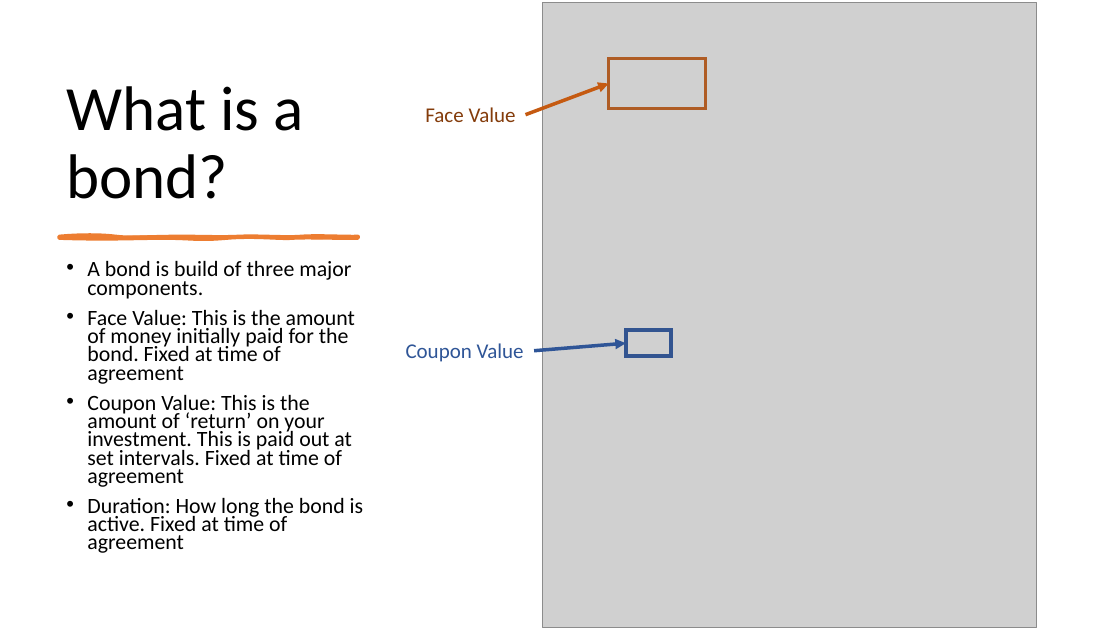
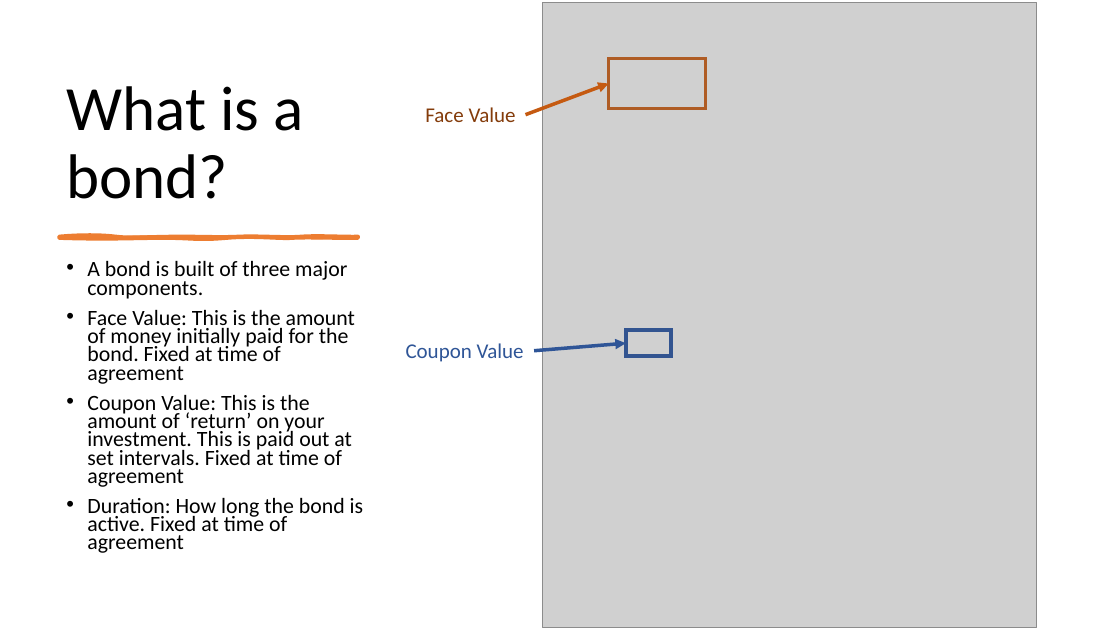
Before and after one commit to FlanFlanagan/misc_python, a slide deck: slide 3 of Risk-Reward in the Bond Market.pptx. Drawn at 1120x630 pixels with LibreOffice and Linux fonts; fonts in the diff are those of the drawing; grey boxes stand for pictures. Boxes give left, top, right and bottom in pixels: in the first picture for what was removed or moved away, otherwise in the second. Text is boxed around its words. In the diff, an @@ line names an element or a change of style, - is before the commit and + after.

```diff
--- a/Risk-Reward in the Bond Market.pptx
+++ b/Risk-Reward in the Bond Market.pptx
@@ text at <box>87,261,347,299</box>: text changed @@
-• A bond is build of three major components.
+• A bond is built of three major components.
```
Also in this commit, not shown: 3 other slides changed, 1 slide removed, 11 other files.
